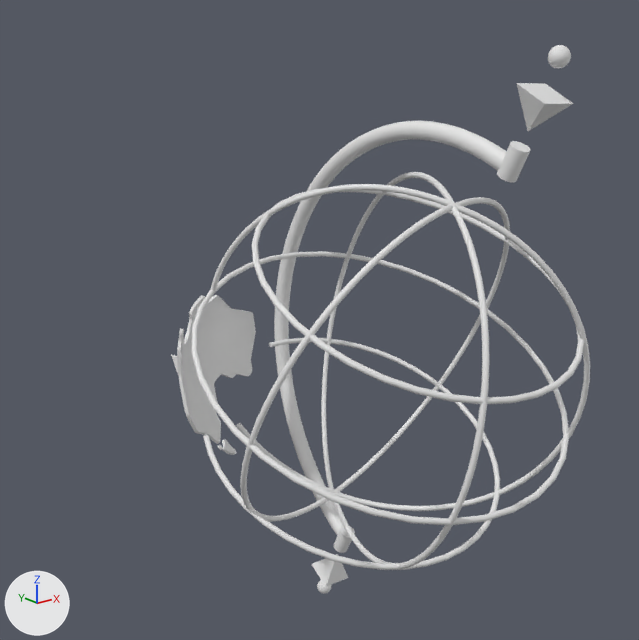
An edit to the glTF model build/assets/models/16_Setting-foot-outback.glb, drawn before and after from the same camera.
Rendered twice from a camera (50 mm lens) standing at (-23.0, -29.7, 26.4) and looking at (2.2, 1.8, 13.7). Every picture has the same lights, and +X, +Y and +Z are marked at lower left.

Before the edit, the objects in view are built like this:
```python
me_torus = bpy.data.meshes.new('Torus')
me_torus.from_pydata(...)  # 396 vertices, 788 faces; spans x -5.2..7.9, y -7.9..7.9, z -0.1..0.1
ob_14_globe = bpy.data.objects.new('14_Globe', None)
ob_14_globe.parent = ob_16_setting_foot_outback_1
ob_14_globe.location = (0.655, 0.0161, 14.79)
ob_14_globe.rotation_euler = (0.0, 0.0, -0.0654)  # degrees (0, 0, -3.7)
ob_ball = bpy.data.objects.new('Ball', None)
ob_ball.parent = ob_16_setting_foot_outback_1
ob_ball.location = (0.136, 1.021, 14.73)
ob_ball.rotation_euler = (0.0, 0.0, 0.0654)  # degrees (0, 0, 3.7)
ob_torus = bpy.data.objects.new('Torus', me_torus)
ob_torus.parent = ob_null_1
ob_torus.location = (-0.109, -0.129, 0.0198)
ob_torus.rotation_euler = (-1.569, 0.0, -3.039)  # degrees (-90, 0, -174)
# also in view: 'Torus.8' at (0.0, -7.0, 17.8); 'Torus.1' at (1.7, -3.2, 14.2); 'Pyramid' at (0.7, -11.5, 24.4); 'Cylinder.2' at (0.7, -10.4, 22.6); 'Torus.4' at (-2.2, -3.8, 19.0)
```
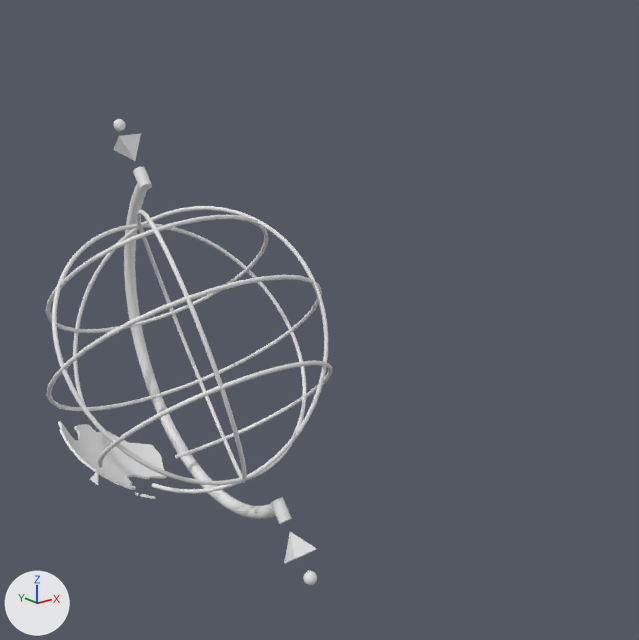
ob_ball is not drawn itself; it is the parent of ob_null, ob_flag, ob_null_1.
ob_14_globe is not drawn itself; it is the parent of ob_pyramid_1, ob_sphere_002, ob_sphere_003, ob_pyramid, ob_cylinder_3, ob_cylinder_2, ob_torus_007.

Boxes (x1, y1, x2, y2) around the edits, measured in the pictures (639 x 640 px):
'Torus.007', moved
    before: (274, 121, 506, 536)
    after: (124, 183, 276, 519)
'Australia.002', moved, turned
    before: (177, 295, 256, 455)
    after: (58, 421, 167, 499)
'Torus.006', moved, turned
    before: (192, 251, 569, 525)
    after: (46, 275, 322, 411)
'Torus.8', moved, turned
    before: (252, 188, 584, 404)
    after: (46, 215, 268, 333)
'Torus', moved, turned
    before: (236, 203, 590, 511)
    after: (141, 206, 328, 494)
'Torus.5', moved, turned
    before: (203, 338, 500, 570)
    after: (98, 361, 332, 468)
'Torus.003', moved, turned
    before: (240, 203, 455, 522)
    after: (52, 224, 247, 485)
'Torus.2', moved, turned
    before: (333, 203, 489, 569)
    after: (137, 210, 247, 481)
'Torus.9', moved, turned
    before: (334, 197, 510, 492)
    after: (144, 224, 306, 480)
'Torus.1', moved, turned
    before: (321, 172, 455, 490)
    after: (139, 227, 246, 483)
'Torus.4', moved, turned
    before: (210, 184, 453, 291)
    after: (73, 228, 140, 404)
'Pyramid', moved
    before: (516, 83, 574, 131)
    after: (113, 133, 141, 161)
'Pyramid.1', moved
    before: (311, 554, 348, 586)
    after: (284, 532, 316, 564)
'Cylinder.2', moved
    before: (497, 141, 531, 182)
    after: (133, 167, 152, 191)
'Cylinder.3', moved
    before: (334, 526, 355, 553)
    after: (271, 497, 292, 524)
'Sphere.003', moved
    before: (548, 45, 571, 68)
    after: (113, 119, 126, 131)
'Sphere.002', moved
    before: (317, 580, 331, 594)
    after: (303, 571, 317, 585)
'Polygon', moved, turned
    before: (172, 356, 178, 373)
    after: (90, 473, 99, 486)

What the commit changed:
In object 'Ball' (ob_ball), parent goes from ob_16_setting_foot_outback_1 to ob_16_setting_foot_outback.
Object 'Ball' (ob_ball) turns from (0, 0, 3.7) to (0, 0, 1.9) degrees about x, y and z.
In object '14_Globe' (ob_14_globe), parent goes from ob_16_setting_foot_outback_1 to ob_16_setting_foot_outback.
Object '16_Setting foot outback' (ob_16_setting_foot_outback) is new.
Its location is (0.0, 0.0, 0.0).
Its rotation in degrees is (-40, 0, 0).
